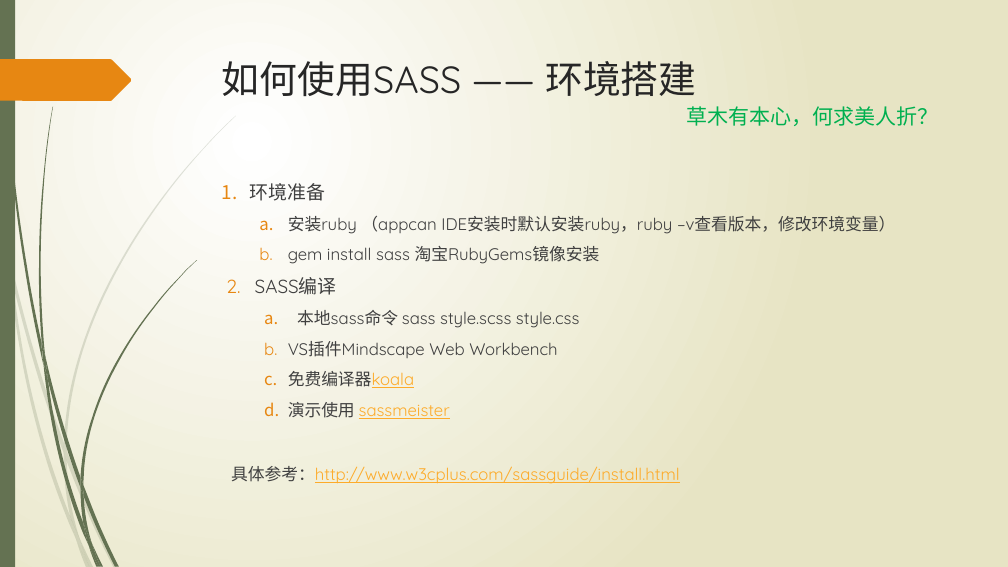
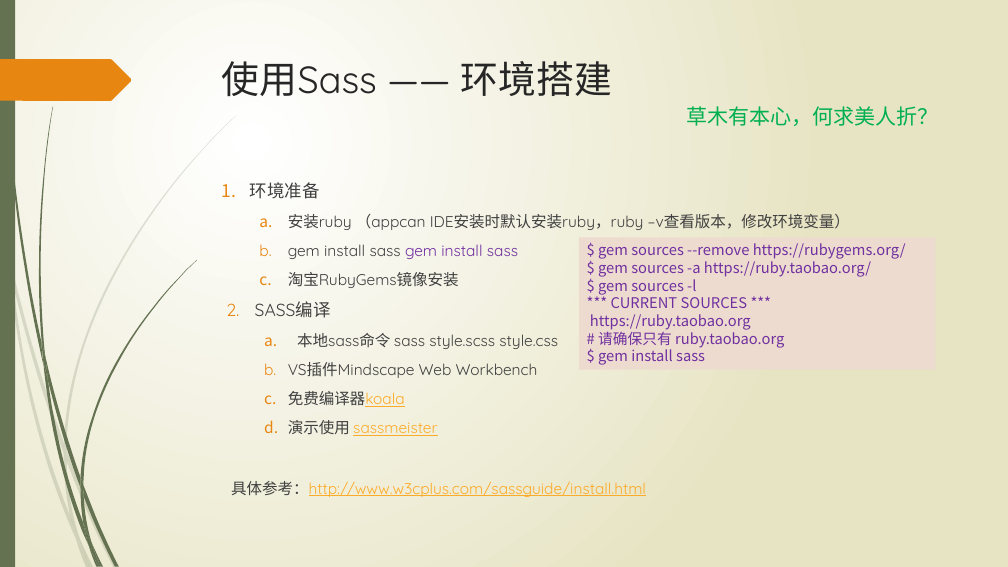
Before and after one commit to wangweihui/sassdemo, a slide deck: slide 6 of SASS愈行愈远.pptx. Drawn at 1008x567 pixels with LibreOffice and Linux fonts; fonts in the diff are those of the drawing. Boxes give left, top, right and bottom in pixels: in the first picture for what was removed or moved away, otherwise in the second. Text is boxed around its words. In the diff, an @@ line names an element or a change of style, - is before the commit and + after.

```diff
--- a/SASS愈行愈远.pptx
+++ b/SASS愈行愈远.pptx
@@ title at bbox=[222, 61, 612, 96]: text changed @@
-如何使用SASS —— 环境搭建
+使用Sass —— 环境搭建
@@ text at bbox=[231, 182, 850, 497]: size 18 to 16.6 pt in "环境准备", "SASS编译"; size 16 to 14.8 pt in "安装ruby （appcan IDE安装时默认安装ruby，ruby –v查看版本，修改环境变量）", "本地sass命令 sass style.scss style.css", "VS插件Mindscape Web Workbench", "免费编译器koala" and 2 more places @@
@@ rectangle added at bbox=[579, 237, 935, 370], fill #EDDBCF, 14 pt, text #7030A0 @@
+$ gem sources --remove https://rubygems.org/
+$ gem sources -a https://ruby.taobao.org/
+$ gem sources -l
+*** CURRENT SOURCES ***
+https://ruby.taobao.org
+# 请确保只有 ruby.taobao.org
+$ gem install sass
@@ text at bbox=[288, 244, 518, 288]: text changed; size 16 to 14.8 pt @@
-  b. gem install sass 淘宝RubyGems镜像安装
+  b. gem install sass gem install sass
+  c. 淘宝RubyGems镜像安装
```
Also in this commit, not shown: 5 other slides changed, 1 slide added.
